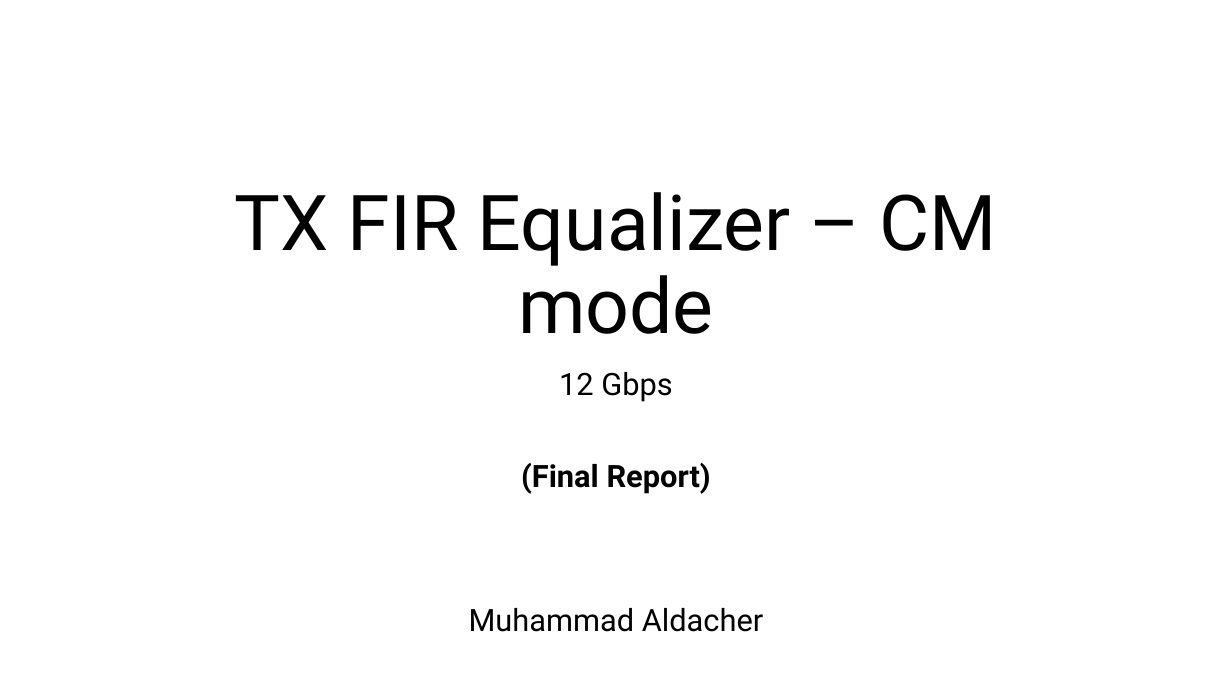
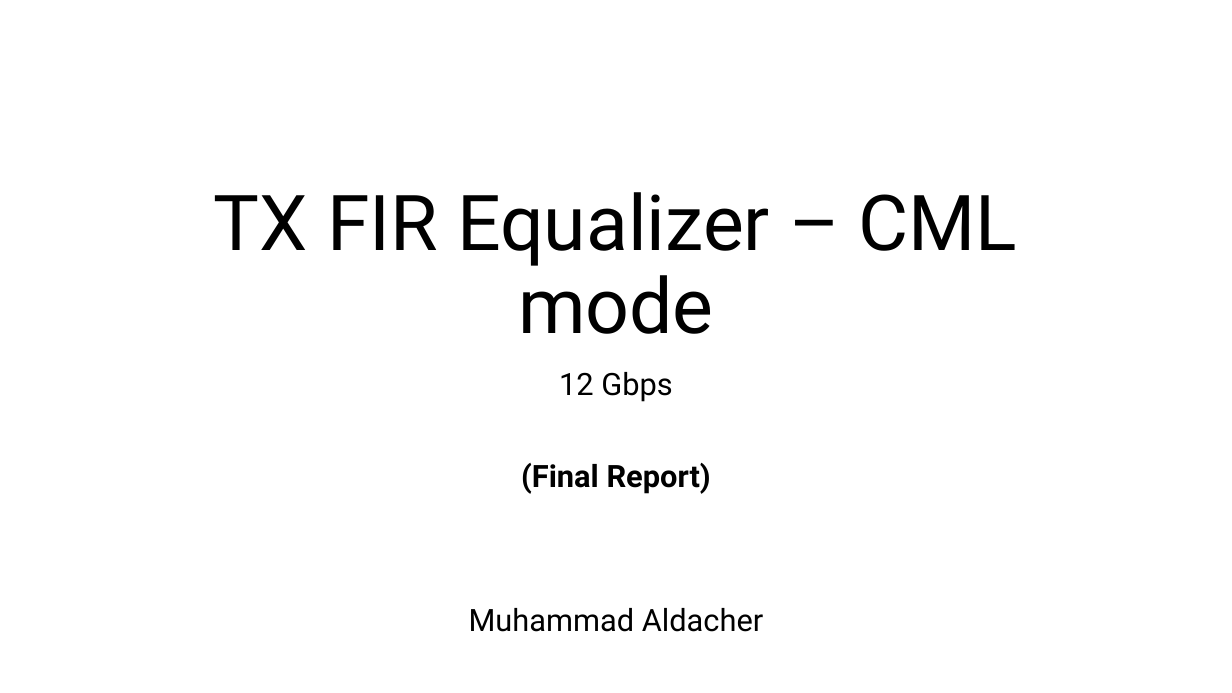
Before and after one commit to muhammadaldacher/SERDES-Design-of-TX-FIR-Equalizer, a slide deck: slide 1 of PPTs/3- TX FIR Eqz - Final Report.pptx. Drawn at 1232x693 pixels with LibreOffice and Linux fonts; fonts in the diff are those of the drawing. Boxes give left, top, right and bottom in pixels: in the first picture for what was removed or moved away, otherwise in the second. Text is boxed around its words. In the diff, an @@ line names an element or a change of style, - is before the commit and + after.

```diff
--- a/PPTs/3- TX FIR Eqz - Final Report.pptx
+++ b/PPTs/3- TX FIR Eqz - Final Report.pptx
@@ title at (214,192,1018,334): text changed @@
-TX FIR Equalizer – CM mode
+TX FIR Equalizer – CML mode
```
Also in this commit, not shown: 1 other slide changed, 1 slide added.
